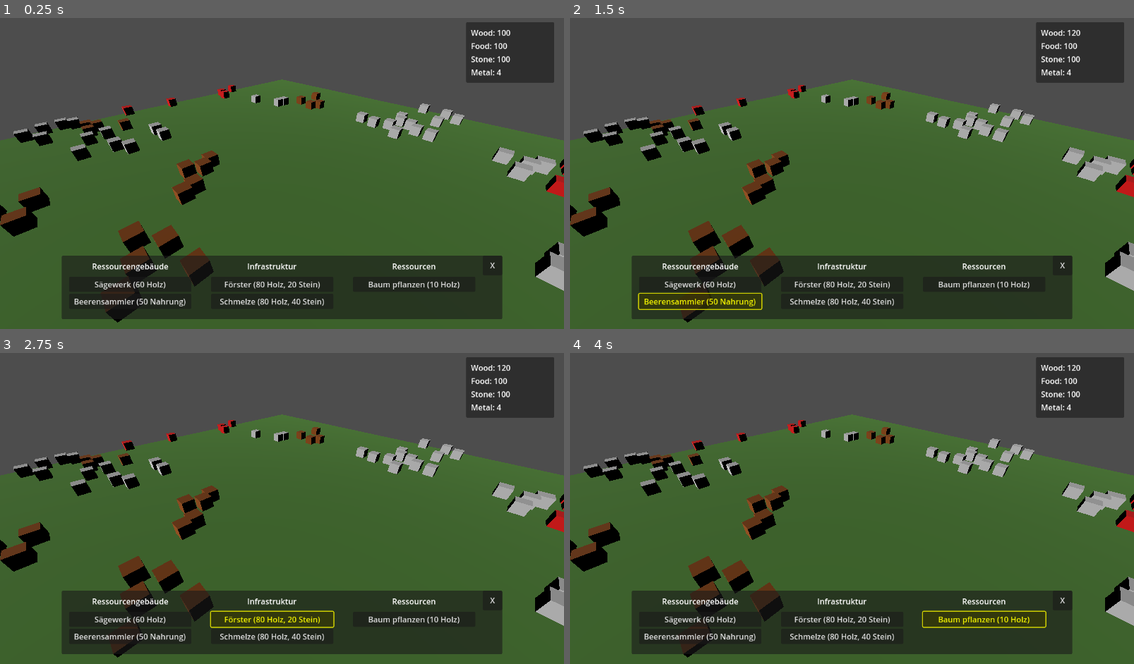
Above: before the commit, frames 1-4 (two rows, left to right).
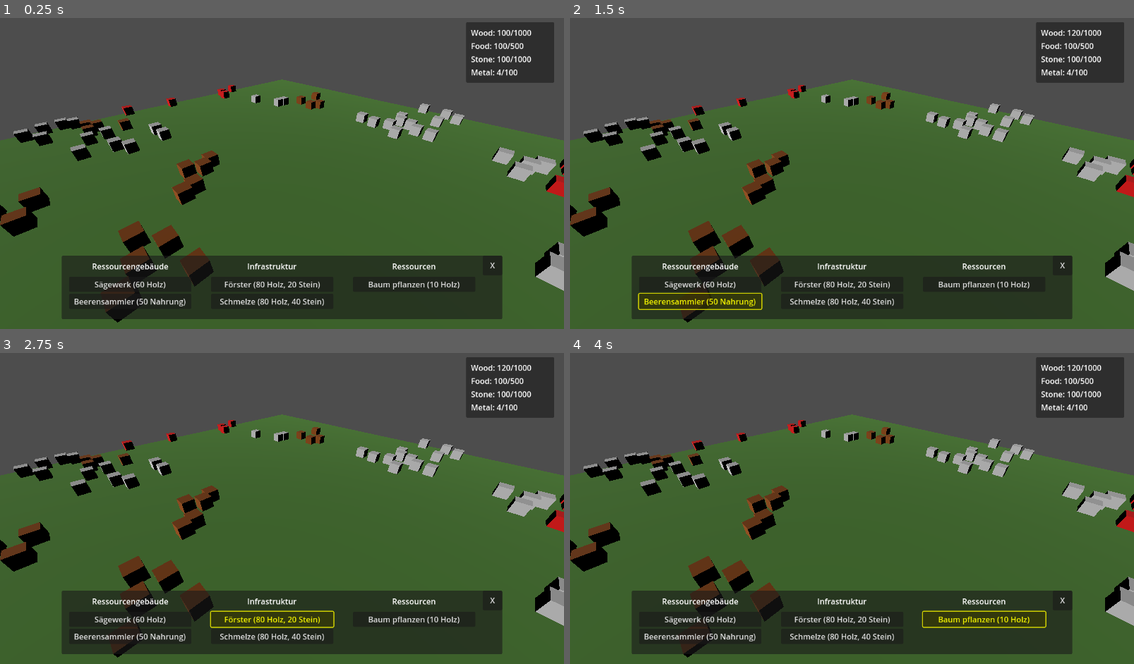
Above: after the commit, the same moments.

Repository: Catloff/Gaia-Galactica
Game: Godot game, scene res://scenes/Main.tscn
Two runs of this game, one before a commit and one after it. Both use one fixed random seed, a clock stepped at 60 frames per second and the inputs below.
Inputs:
- Up to frame 1 (0.25 s): no input
- Up to frame 2 (1.5 s): click "Sägewerk (60 Holz)" at 0.5 s; click "Beerensammler (50 Nahrung)" at 1.25 s
- Up to frame 3 (2.75 s): click "Förster (80 Holz, 20 Stein)" at 2 s
- Up to frame 4 (4 s): click "Schmelze (80 Holz, 40 Stein)" at 2.75 s; click "Baum pflanzen (10 Holz)" at 3.5 s

The runs differ from the first frame. In frame 1, 0.2% of the frame differs, in the area x 88-95%, y 3-19%; in frame 2, 0.2%; in frame 3, 0.2%; in frame 4, 0.2%.

Commit message:
Limit the maximum storage for resources

Diff:
--- a/scenes/ResourceHUD.tscn
+++ b/scenes/ResourceHUD.tscn
@@ -28,16 +28,16 @@
 
 [node name="WoodLabel" type="Label" parent="MarginContainer/Resources"]
 layout_mode = 2
-text = "Wood: 0"
+text = "Wood: 0/1000"
 
 [node name="FoodLabel" type="Label" parent="MarginContainer/Resources"]
 layout_mode = 2
-text = "Food: 0"
+text = "Food: 0/500"
 
 [node name="StoneLabel" type="Label" parent="MarginContainer/Resources"]
 layout_mode = 2
-text = "Stone: 0"
+text = "Stone: 0/1000"
 
 [node name="MetalLabel" type="Label" parent="MarginContainer/Resources"]
 layout_mode = 2
-text = "Metal: 0"
+text = "Metal: 0/100"
--- a/scripts/ResourceHUD.gd
+++ b/scripts/ResourceHUD.gd
@@ -12,7 +12,8 @@
 
 func update_resources(_type, _old_value, _new_value) -> void:
 	var inventory = resource_manager.inventory
-	wood_label.text = "Wood: %d" % inventory["wood"]
-	food_label.text = "Food: %d" % inventory["food"]
-	stone_label.text = "Stone: %d" % inventory["stone"]
-	metal_label.text = "Metal: %d" % inventory["metal"]
+	var limits = resource_manager.storage_limits
+	wood_label.text = "Wood: %d/%d" % [inventory["wood"], limits["wood"]]
+	food_label.text = "Food: %d/%d" % [inventory["food"], limits["food"]]
+	stone_label.text = "Stone: %d/%d" % [inventory["stone"], limits["stone"]]
+	metal_label.text = "Metal: %d/%d" % [inventory["metal"], limits["metal"]]
--- a/scripts/ResourceManager.gd
+++ b/scripts/ResourceManager.gd
@@ -7,6 +7,13 @@
 	"stone": 100,
 	"food": 100,
 	"metal": 4
+}
+
+var storage_limits = {
+	"wood": 1000,
+	"stone": 1000,
+	"food": 500,
+	"metal": 100
 }
 
 @onready var hud = $"../HUD"
@@ -35,7 +42,8 @@
 	var amount = resource_data["amount"]
 
 	var old_value = inventory[resource_type]
-	inventory[resource_type] += amount
+	var new_value = clampi(old_value + amount, 0, storage_limits[resource_type])
+	inventory[resource_type] = new_value
 	resource_changed.emit(resource_type, old_value, inventory[resource_type])
 
 func _input(event):
Not shown, changed: Updates.md
